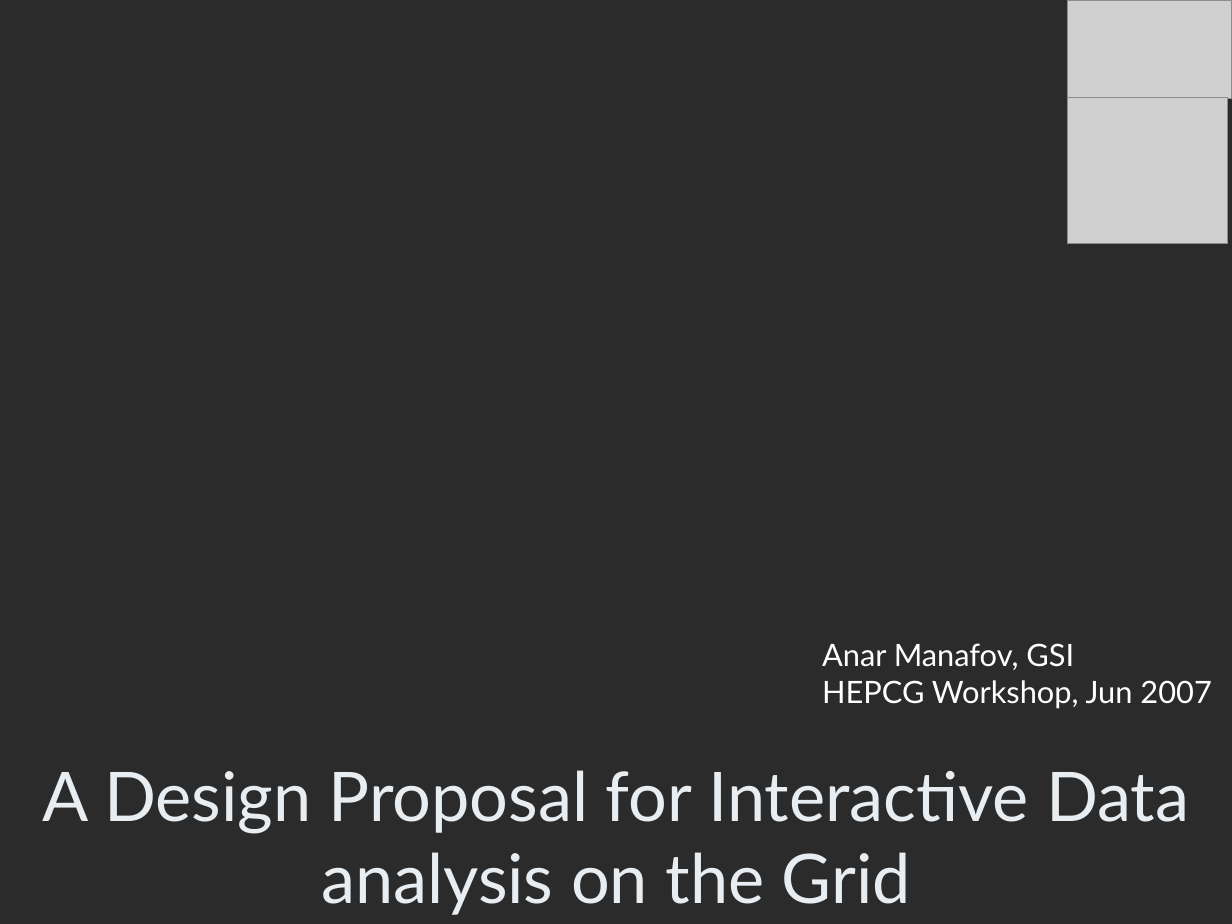
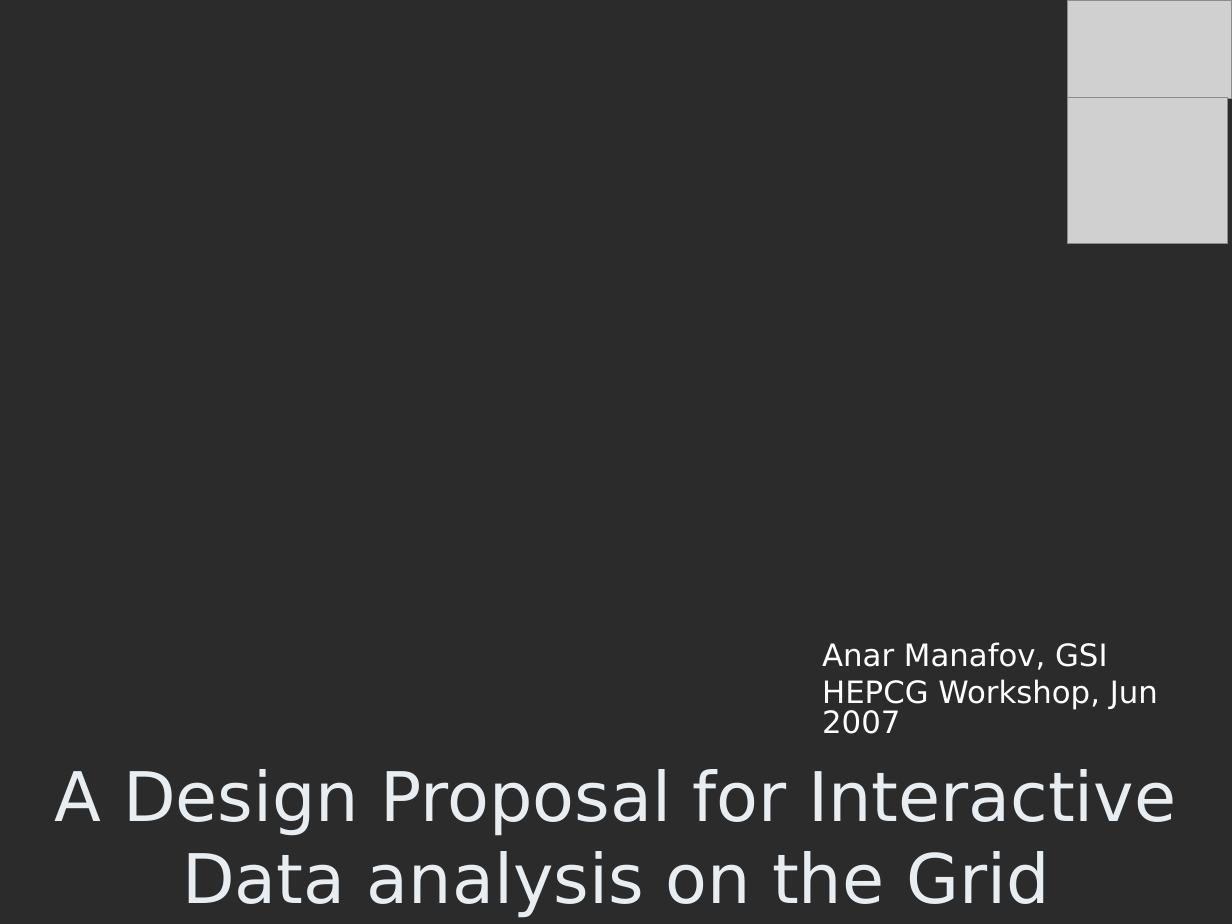
Before and after one commit to AnarManafov/PoDDocumentation, a slide deck: slide 1 of HEPCG-Workshops/2007-Jun/HEPCG-Workshops-2007-Jun(GSI).ppt. Drawn at 1232x924 pixels with LibreOffice and Linux fonts; fonts in the diff are those of the drawing; grey boxes stand for pictures; background and template pictures are left out; a plain dark background stands for a picture behind light text. Boxes give left, top, right and bottom in pixels: in the first picture for what was removed or moved away, otherwise in the second. Text is boxed around its words. In the diff, an @@ line names an element or a change of style, - is before the commit and + after.

```diff
--- a/HEPCG-Workshops/2007-Jun/HEPCG-Workshops-2007-Jun(GSI).ppt
+++ b/HEPCG-Workshops/2007-Jun/HEPCG-Workshops-2007-Jun(GSI).ppt
@@ subtitle "Anar Manafov, GSI" at bbox=[822, 642, 1158, 734]: font Lato to DejaVu Sans @@
@@ title "A Design Proposal for Interactive ..." at bbox=[55, 769, 1176, 918]: font Lato to DejaVu Sans @@
```
Also in this commit, not shown: 2 other slides changed, 5 slides added, 2 other files.
